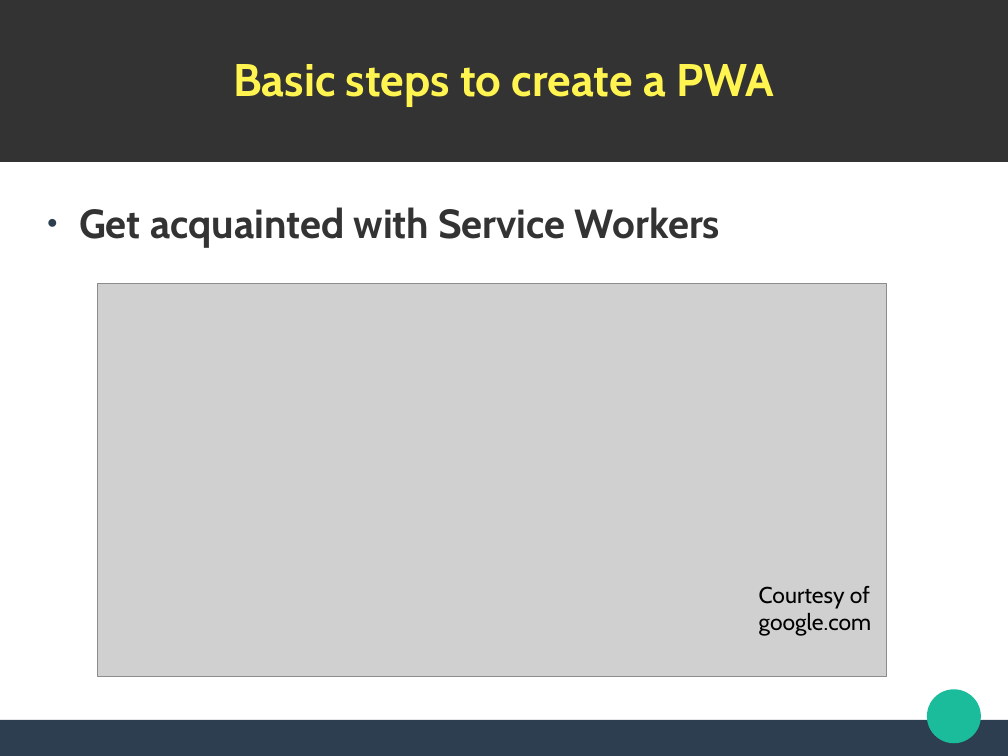
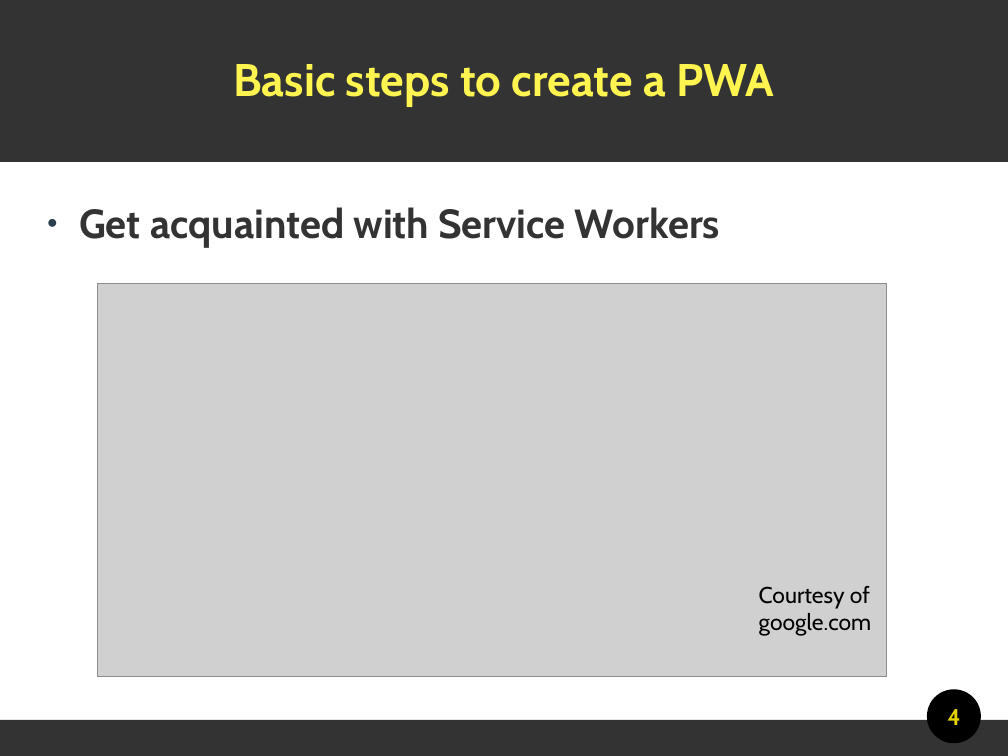
Before and after one commit to lmeijdam/rs-pwa-angular-demo, a slide deck: slide 4 of presentation.odp. Drawn at 1008x756 pixels with LibreOffice and Linux fonts; fonts in the diff are those of the drawing; grey boxes stand for pictures. Boxes give left, top, right and bottom in pixels: in the first picture for what was removed or moved away, otherwise in the second. Text is boxed around its words. In the diff, an @@ line names an element or a change of style, - is before the commit and + after.

```diff
--- a/presentation.odp
+++ b/presentation.odp
@@ ellipse at <box>927,690,981,744</box>: fill #1ABC9C to #000000 @@
@@ page number added at <box>947,709,960,725</box>, 18 pt, text #E3D200, bold @@
+4
@@ rectangle at <box>0,721,1008,756</box>: fill #2C3E50 to #333333 @@
```
Also in this commit, not shown: 4 other slides changed.
